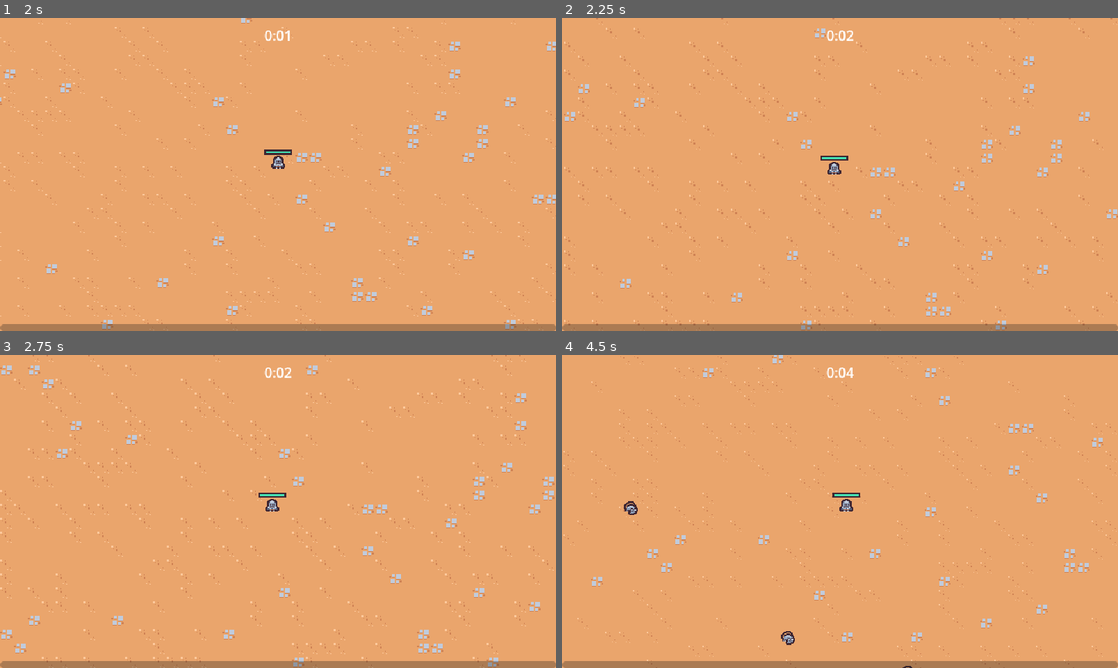
Above: before the commit, frames 1-4 (two rows, left to right).
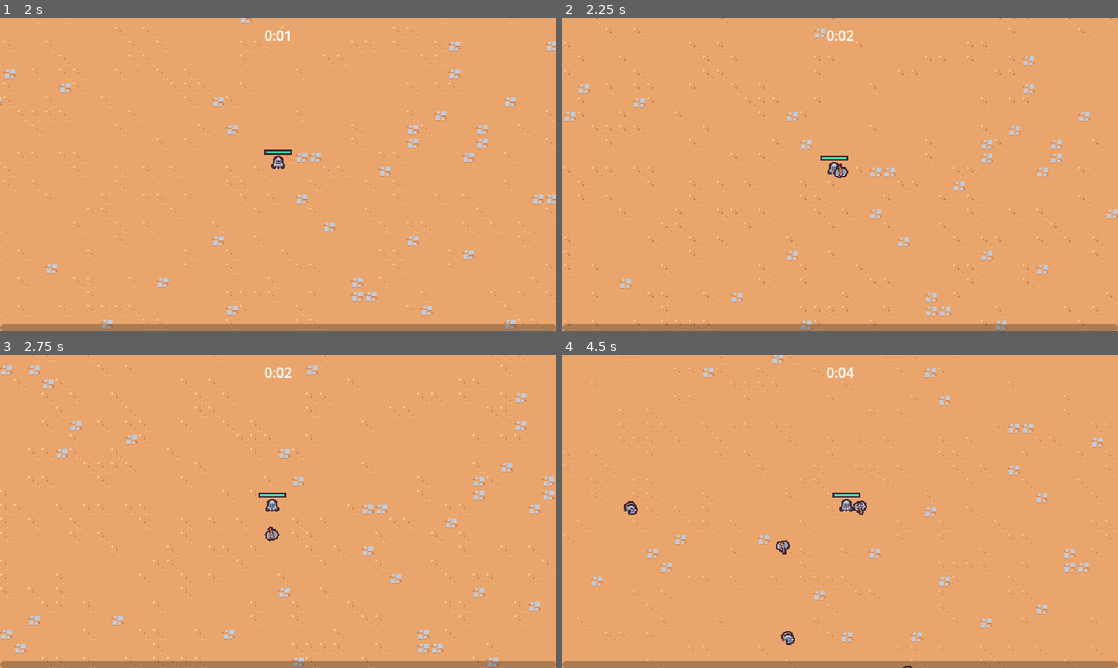
Above: after the commit, the same moments.

Repository: AntonMulder/2dsurvivorscourse
Game: Godot game, scene res://scenes/main/main.tscn
Same seed, same stepped clock (60 frames per second), same inputs: the game is played once before the commit and once after it.
Inputs (mouse positions are in pixels of both pictures, inside the frame that each line leads up to):
- Up to frame 1 (2 s): tap Enter at 0.5 s; move the mouse to (250, 237) at 0.52 s; press the mouse at (250, 237) at 0.53 s; hold W (move_up) from 0.53 s (still down); move the mouse to (444, 221) at 1.27 s; release the mouse at (444, 221) at 1.28 s; click (444, 221) at 1.35 s
- Up to frame 2 (2.25 s): move the mouse to (673, 127) at 2.02 s; release W (move_up) at 2.03 s; press the mouse at (673, 127) at 2.03 s; hold A (move_left) from 2.03 s (still down)
- Up to frame 3 (2.75 s): keep holding A (move_left)
- Up to frame 4 (4.5 s): move the mouse to (867, 511) at 2.77 s; release the mouse at (867, 511) at 2.78 s; click (867, 511) at 2.85 s; move the mouse to (756, 433) at 3.52 s; release A (move_left) at 3.53 s; press the mouse at (756, 433) at 3.53 s; hold S (move_down) 3.53-4.28 s; move the mouse to (962, 495) at 4.27 s; release the mouse at (962, 495) at 4.28 s; hold D (move_right) from 4.28 s (still down); click (962, 495) at 4.35 s

Frame 1 is identical in both runs. In frame 2, less than 0.1% of the frame differs, in the area x 48-52%, y 46-52%; in frame 3, less than 0.1%; in frame 4, 0.2%, in the area x 38-55%, y 46-64%.

Commit message:
33. Creating an Axe Ability

Diff:
--- /dev/null
+++ b/scenes/ability/axe_ability/axe_ability.gd
@@ -0,0 +1,27 @@
+class_name AxeAbility extends Node2D
+
+const MAX_RADIUS: int = 100
+
+var base_rotation: Vector2
+
+@onready var hitbox_component: HitboxComponent = $HitboxComponent
+
+
+func _ready() -> void:
+    base_rotation = Vector2.RIGHT.rotated(randf_range(0, TAU))
+    var tween: Tween = create_tween()
+    tween.tween_method(tween_method, 0.0, 2.0, 3)
+    tween.tween_callback(queue_free)
+
+
+func tween_method(rotations: float) -> void:
+    var current_radius: float = (rotations / 2) * MAX_RADIUS
+    var current_direction: Vector2 = base_rotation.rotated(rotations * TAU)
+
+    var player: Player = get_tree().get_first_node_in_group("player")
+    if player == null:
+        return
+
+    global_position = (
+        player.global_position + (current_direction * current_radius)
+    )
--- /dev/null
+++ b/scenes/ability/axe_ability/axe_ability.tscn
@@ -0,0 +1,62 @@
+[gd_scene load_steps=8 format=3 uid="uid://bi6itaek3ssxb"]
+
+[ext_resource type="Script" path="res://scenes/ability/axe_ability/axe_ability.gd" id="1_a0hv1"]
+[ext_resource type="Texture2D" uid="uid://buwkfhwswae44" path="res://scenes/ability/axe_ability/axe.png" id="1_v2cdv"]
+[ext_resource type="PackedScene" uid="uid://dut4yuhxwwd13" path="res://scenes/component/hitbox_component.tscn" id="3_xnstw"]
+
+[sub_resource type="Animation" id="Animation_wdbxk"]
+resource_name = "default"
+length = 0.5
+loop_mode = 1
+tracks/0/type = "value"
+tracks/0/imported = false
+tracks/0/enabled = true
+tracks/0/path = NodePath("Sprite2D:rotation")
+tracks/0/interp = 1
+tracks/0/loop_wrap = true
+tracks/0/keys = {
+"times": PackedFloat32Array(0, 0.5),
+"transitions": PackedFloat32Array(1, 1),
+"update": 0,
+"values": [0.0, 6.28319]
+}
+
+[sub_resource type="Animation" id="Animation_35i2f"]
+length = 0.001
+tracks/0/type = "value"
+tracks/0/imported = false
+tracks/0/enabled = true
+tracks/0/path = NodePath("Sprite2D:rotation")
+tracks/0/interp = 1
+tracks/0/loop_wrap = true
+tracks/0/keys = {
+"times": PackedFloat32Array(0),
+"transitions": PackedFloat32Array(1),
+"update": 0,
+"values": [0.0]
+}
+
+[sub_resource type="AnimationLibrary" id="AnimationLibrary_4ucw8"]
+_data = {
+"RESET": SubResource("Animation_35i2f"),
+"default": SubResource("Animation_wdbxk")
+}
+
+[sub_resource type="CircleShape2D" id="CircleShape2D_kf3f6"]
+
+[node name="AxeAbility" type="Node2D"]
+script = ExtResource("1_a0hv1")
+
+[node name="AnimationPlayer" type="AnimationPlayer" parent="."]
+libraries = {
+"": SubResource("AnimationLibrary_4ucw8")
+}
+autoplay = "default"
+
+[node name="Sprite2D" type="Sprite2D" parent="."]
+texture = ExtResource("1_v2cdv")
+
+[node name="HitboxComponent" parent="." instance=ExtResource("3_xnstw")]
+
+[node name="CollisionShape2D" type="CollisionShape2D" parent="HitboxComponent"]
+shape = SubResource("CircleShape2D_kf3f6")
--- /dev/null
+++ b/scenes/ability/axe_ability_controller/axe_ability_controller.gd
@@ -0,0 +1,28 @@
+class_name AxeAbilityController extends Node
+
+@export var axe_ability_scene: PackedScene
+
+var damage: int = 10
+
+@onready var timer: Timer = $Timer
+
+
+func _ready() -> void:
+    timer.timeout.connect(on_timer_timeout)
+
+
+func on_timer_timeout() -> void:
+    var player: Player = get_tree().get_first_node_in_group("player")
+    if player == null:
+        return
+
+    var foreground_layer: Node = get_tree().get_first_node_in_group(
+        "foreground_layer"
+    )
+    if foreground_layer == null:
+        return
+
+    var axe_instance: AxeAbility = axe_ability_scene.instantiate()
+    foreground_layer.add_child(axe_instance)
+    axe_instance.global_position = player.global_position
+    axe_instance.hitbox_component.damage = damage
--- /dev/null
+++ b/scenes/ability/axe_ability_controller/axe_ability_controller.tscn
@@ -0,0 +1,12 @@
+[gd_scene load_steps=3 format=3 uid="uid://qjlisqyw8fbp"]
+
+[ext_resource type="Script" path="res://scenes/ability/axe_ability_controller/axe_ability_controller.gd" id="1_i0j83"]
+[ext_resource type="PackedScene" uid="uid://bi6itaek3ssxb" path="res://scenes/ability/axe_ability/axe_ability.tscn" id="2_dpxhv"]
+
+[node name="AxeAbilityController" type="Node"]
+script = ExtResource("1_i0j83")
+axe_ability_scene = ExtResource("2_dpxhv")
+
+[node name="Timer" type="Timer" parent="."]
+wait_time = 2.0
+autostart = true
--- a/scenes/component/health_component.gd
+++ b/scenes/component/health_component.gd
@@ -1,10 +1,10 @@
-class_name HealthComponent
-extends Node
+class_name HealthComponent extends Node
 
 signal died
 signal health_changed
 
 @export var max_health: float = 10
+
 var current_health: float
 
 
--- a/scenes/game_objects/player/player.tscn
+++ b/scenes/game_objects/player/player.tscn
@@ -1,8 +1,9 @@
-[gd_scene load_steps=10 format=3 uid="uid://dxd735n3k558p"]
+[gd_scene load_steps=11 format=3 uid="uid://dxd735n3k558p"]
 
 [ext_resource type="Script" path="res://scenes/game_objects/player/player.gd" id="1_0xfgs"]
 [ext_resource type="Texture2D" uid="uid://dvanlsc3ywlb" path="res://scenes/game_objects/player/player.png" id="1_mjnvm"]
 [ext_resource type="PackedScene" uid="uid://dcqkh5t2ulg3" path="res://scenes/ability/sword_ability_controller/sword_ability_controller.tscn" id="2_2sq37"]
+[ext_resource type="PackedScene" uid="uid://qjlisqyw8fbp" path="res://scenes/ability/axe_ability_controller/axe_ability_controller.tscn" id="4_iarg5"]
 [ext_resource type="PackedScene" uid="uid://d207g0vdu543j" path="res://scenes/component/health_component.tscn" id="4_wqtpp"]
 
 [sub_resource type="StyleBoxFlat" id="StyleBoxFlat_peurt"]
@@ -35,6 +36,8 @@
 [node name="AbilityManager" type="Node" parent="."]
 
 [node name="SwordAbilityController" parent="AbilityManager" instance=ExtResource("2_2sq37")]
+
+[node name="AxeAbilityController" parent="AbilityManager" instance=ExtResource("4_iarg5")]
 
 [node name="DamageIntervalTimer" type="Timer" parent="."]
 wait_time = 0.5
--- a/scenes/ui/arena_time_ui.gd
+++ b/scenes/ui/arena_time_ui.gd
@@ -1,6 +1,7 @@
 class_name ArenaTimeUI extends CanvasLayer
 
 @export var arena_time_manager: ArenaTimeMagner
+
 @onready var label: Label = $MarginContainer/Label
 
 
Binary file added: scenes/ability/axe_ability/axe.png
Not shown, added: scenes/ability/axe_ability/axe.png.import
